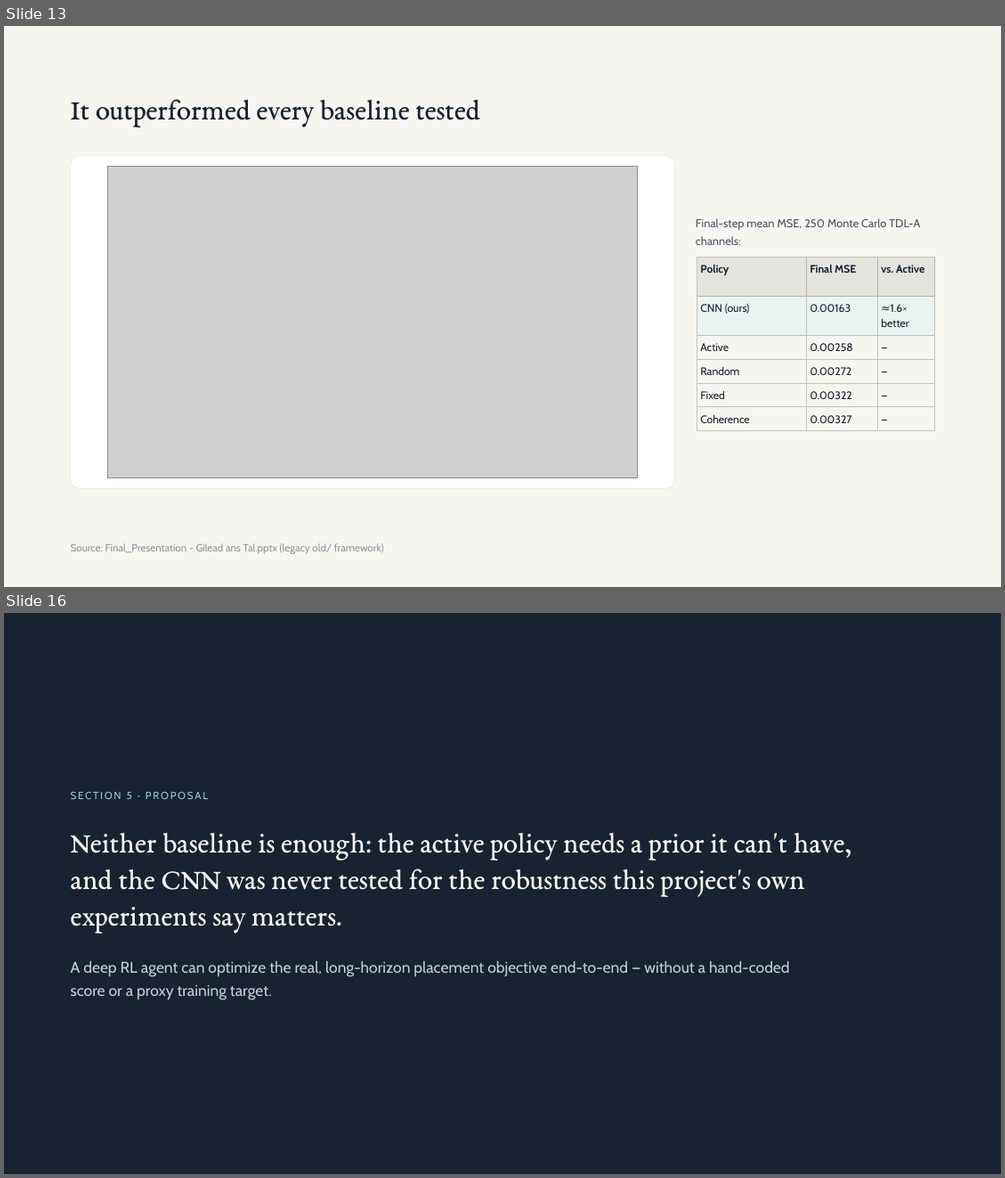
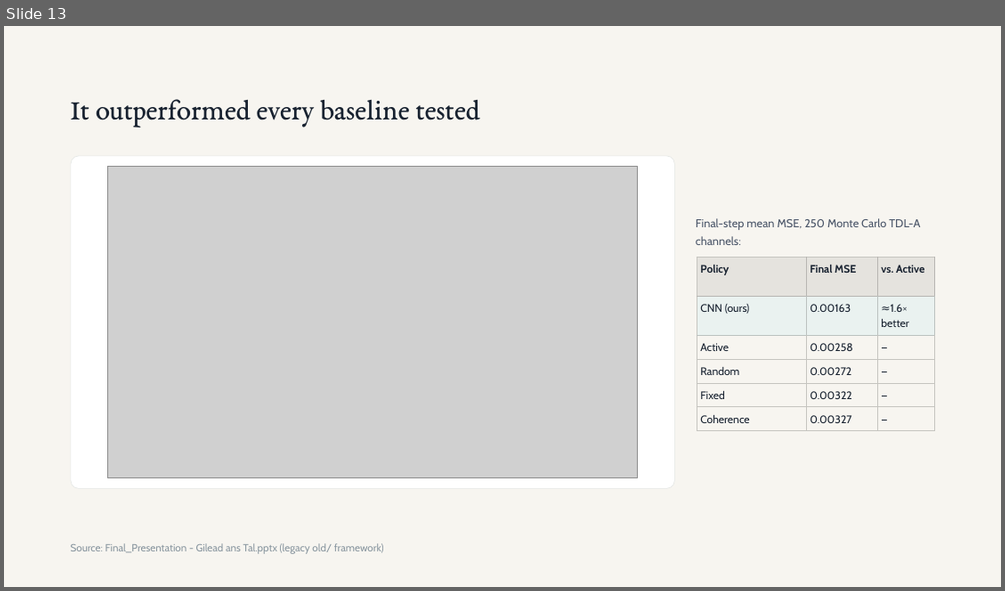
Before and after one commit to tal-pardo/model_based_pilot_allocation, a slide deck: Adaptive Pilot allocation - Research Presentation.pptx. Shown one above the other, each under a label of ours: slides 13 and 16 before the commit, slide 13 after it; the slides between them are not shown. The pictures are 1005x1178 and 1005x591 pixels, drawn with LibreOffice and Linux fonts; fonts in the diff are those of the drawing; grey boxes stand for pictures. Boxes give left, top, right and bottom in pixels: in the first picture for what was removed or moved away, otherwise in the second. Text is boxed around its words. In the diff, an @@ line names an element or a change of style, - is before the commit and + after.

```diff
--- a/Adaptive Pilot allocation - Research Presentation.pptx
+++ b/Adaptive Pilot allocation - Research Presentation.pptx
@@ slide 16 removed at bbox=[4, 613, 1001, 1174], background #182230 @@
@@ text removed at bbox=[71, 791, 208, 799] @@
-SECTION 5 · PROPOSAL
@@ title removed at bbox=[71, 833, 852, 933] @@
-Neither baseline is enough: the active policy needs a prior it can't have, and the CNN was never tested for the robustness this project's own experiments say matters.
@@ text removed at bbox=[71, 961, 790, 1000] @@
-A deep RL agent can optimize the real, long-horizon placement objective end-to-end — without a hand-coded score or a proxy training target.
```
Also in this commit, not shown: 5 slides changed, 3 slides added, 4 other slides removed, 4 other files.
